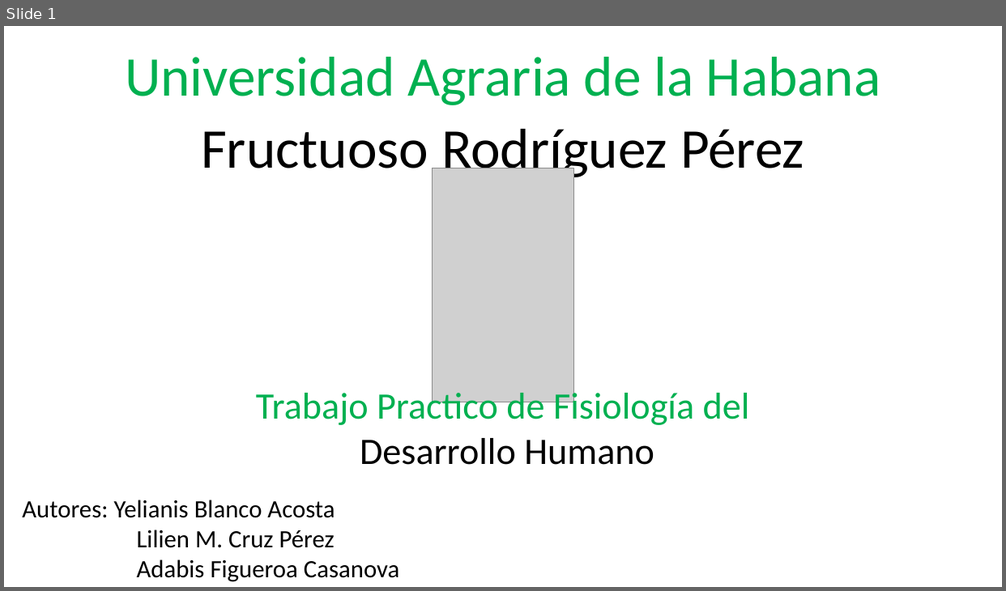
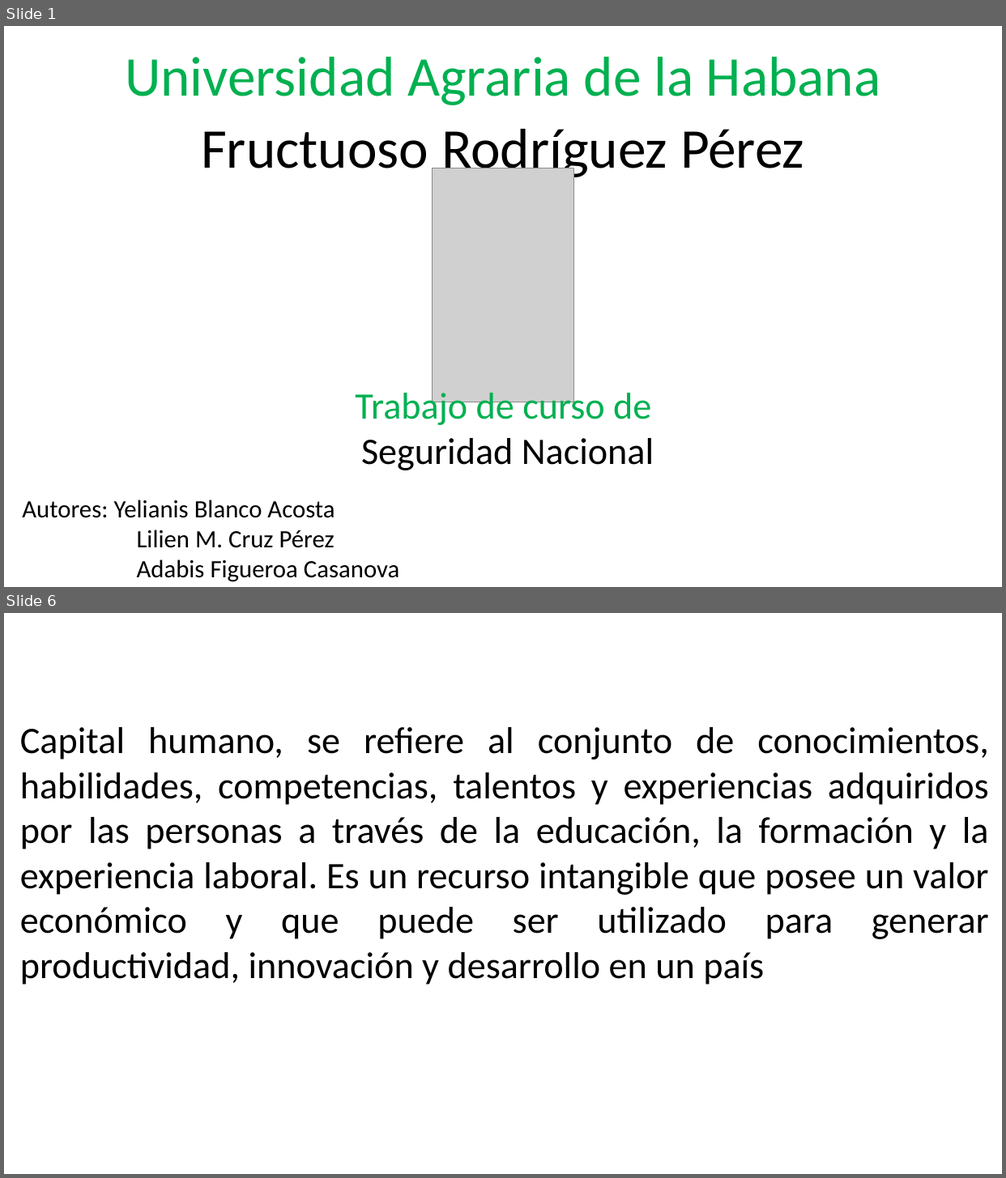
Before and after one commit to yeli120498/yeli120498, a slide deck: Ier Semestre/Seguridad Nacional/Presentacion de seguridad nacionañ.pptx. Shown one above the other, each under a label of ours: slide 1 before the commit, slides 1 and 6 after it; the slides between them are not shown. The pictures are 1006x591 and 1006x1178 pixels, drawn with LibreOffice and Linux fonts; fonts in the diff are those of the drawing; grey boxes stand for pictures. Boxes give left, top, right and bottom in pixels: in the first picture for what was removed or moved away, otherwise in the second. Text is boxed around its words. In the diff, an @@ line names an element or a change of style, - is before the commit and + after.

Commit message:
Presentacion y distribucion de la presentacion del trabajo de seguridad nacional

```diff
--- a/Ier Semestre/Seguridad Nacional/Presentacion de seguridad nacionañ.pptx
+++ b/Ier Semestre/Seguridad Nacional/Presentacion de seguridad nacionañ.pptx
@@ slide 6 added at (4, 613, 1002, 1174), background #FFFFFF @@
@@ text added at (20, 727, 989, 985), 36 pt, text #000000 @@
+Capital humano, se refiere al conjunto de conocimientos, habilidades, competencias, talentos y experiencias adquiridos por las personas a través de la educación, la formación y la experiencia laboral. Es un recurso intangible que posee un valor económico y que puede ser utilizado para generar productividad, innovación y desarrollo en un país
@@ slide 1 changed as well @@
@@ text at (355, 388, 654, 471): text changed; text colour #00B050 to #000000 @@
-Trabajo Practico de Fisiología del
-Desarrollo Humano
+Trabajo de curso de
+Seguridad Nacional
```
Also in this commit, not shown: 1 other slide changed, 6 other slides added, 12 slides removed, 1 other file.
